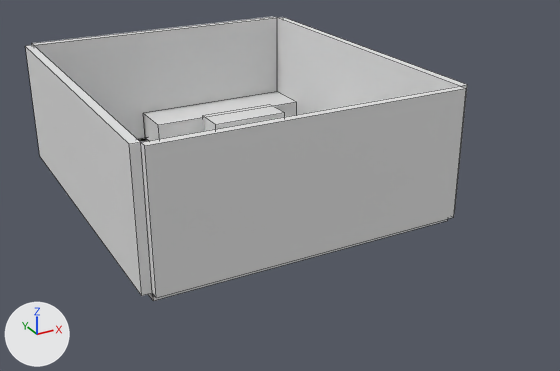
An edit to the FBX model Room_as_seperate_objects.fbx, drawn before and after from the same camera.
Camera for both pictures: a 50 mm lens placed at (-15.2, -31.1, 11.6), pointed at (-1.9, -6.8, -0.5). The lights are fixed; the arrows at lower left show +X, +Y and +Z. Mesh edges are drawn as thin lines.

The first picture shows 'Room', 'Table'.
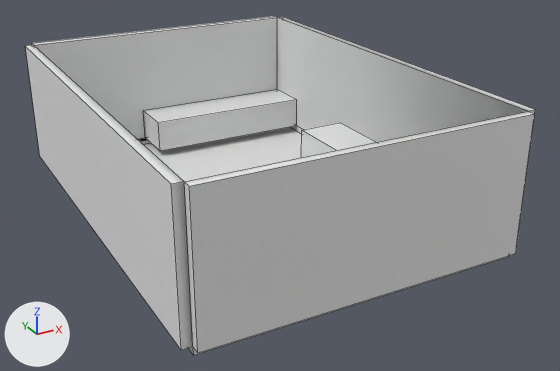
The newer file is also rescaled (x0.536), turned or shifted as a whole; pictures and numbers use the older file's frame.

The change, as a list of edits to the scene's bpy script:
```text
Change me_cube_001:
    where me_cube_001.from_pydata(...)  # 36 vertices, 35 faces; spans x -8.95..3.59, y -11.09..3.17, z -1.58..3.75
    used by ob_room; location = (0.0, 0.0, 0.0)
    verts and faces of me_cube_001; kept vertices keep their numbers, new ones are numbered from 36
    before: 0 (-8.61, -10.76, -1.29) at pixel (152, 293), 1 (-8.61, -10.76, 3.75) at pixel (140, 142), 2 (-8.61, 2.79, -1.29), 3 (-8.61, 2.79, 3.75) at pixel (33, 45), 4 (3.27, -10.76, -1.29)
    before: 5 (3.27, -10.76, 3.75) at pixel (460, 86), 6 (3.27, 2.79, -1.29), 7 (3.27, 2.79, 3.75) at pixel (277, 17), 16 (3.59, -10.76, -1.29) at pixel (454, 212), 17 (3.59, -10.76, 3.75) at pixel (467, 84)
    before: 20 (-8.61, -11.09, -1.29) at pixel (156, 297), 21 (-8.61, -11.09, 3.75) at pixel (144, 145), 22 (3.27, -11.09, -1.29) at pixel (453, 217), 23 (3.27, -11.09, 3.75) at pixel (466, 88), 24 (-8.95, -10.76, -1.29) at pixel (141, 295)
    before: 25 (-8.95, -10.76, 3.75) at pixel (129, 144), 32 (-8.61, -10.76, -1.58) at pixel (153, 300), 34 (3.27, -10.76, -1.58) at pixel (447, 220)
    me_cube_001 part 1: the loose piece of 8 vertices spanning x -1.7..1.87, y -0.47..1.0, z -1.0..-0.01 is deleted
    me_cube_001 part 2
    add delete_faces([(0, 2, 3, 1), (0, 1, 5, 4), (4, 5, 7, 6)])
    add for i in [0, 1, 4, 5, 16, 17, *range(20, 26), 32, 34]: verts[i] += (0.0, -3.24, 0.0)
    add faces += [(4, 6, 7, 5), (0, 4, 5, 1), (0, 1, 3, 2)]
```

What differs and where, as boxes [x1, y1, x2, y2] in the pictures (560 x 371 px; the box of a moved part takes in the faces that stretch with it):
'Room', reshaped (15% wider, 19% taller)
    before: [25, 16, 467, 301]
    after: [25, 16, 535, 355]
part 1 of me_cube_001, deleted
    before: [203, 105, 285, 131]
part 2 of me_cube_001, moved or reshaped
    before: [30, 17, 467, 301]
    after: [30, 17, 535, 355]
'Table.002', unchanged, uncovered by the edit
    after: [301, 123, 375, 157]
